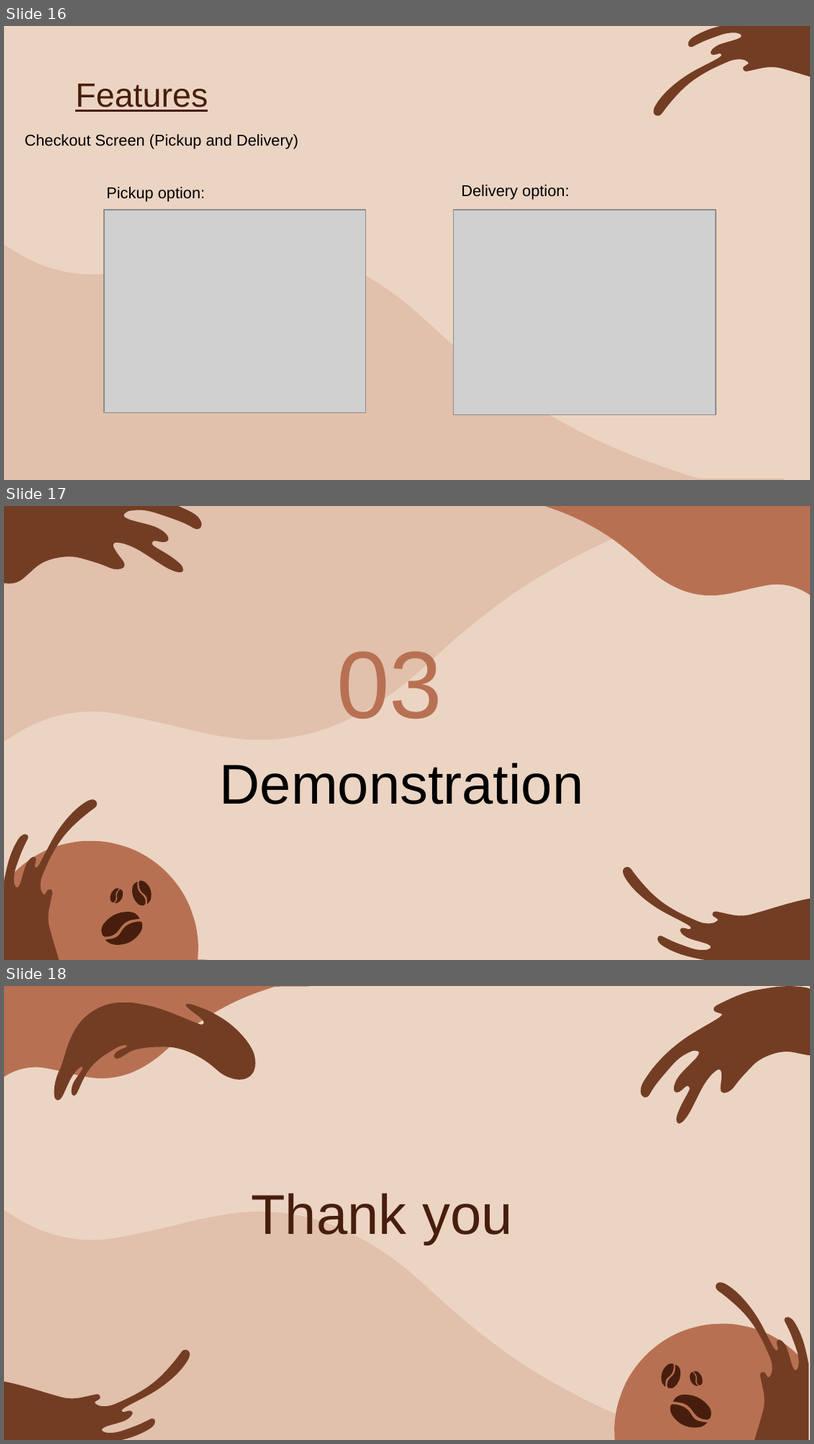
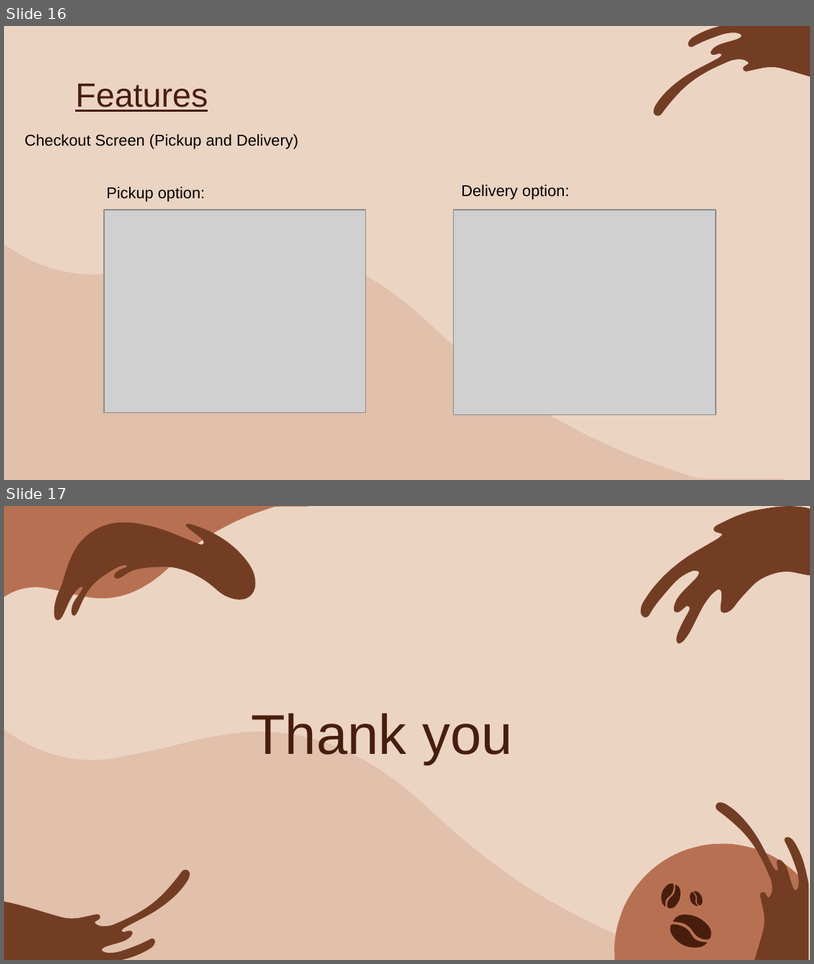
Before and after one commit to audreane20/AppDevProject, a slide deck: PowerPointAppDev.pptx. Shown one above the other, each under a label of ours: slides 16, 17 and 18 before the commit, slides 16 and 17 after it. The pictures are 814x1444 and 814x964 pixels, drawn with LibreOffice and Linux fonts; fonts in the diff are those of the drawing; grey boxes stand for pictures. Boxes give left, top, right and bottom in pixels: in the first picture for what was removed or moved away, otherwise in the second. Text is boxed around its words. In the diff, an @@ line names an element or a change of style, - is before the commit and + after.

```diff
--- a/PowerPointAppDev.pptx
+++ b/PowerPointAppDev.pptx
@@ slide 17 removed at bbox=[4, 506, 810, 960], background #ECD4C3 @@
@@ freeform shape removed at bbox=[4, 506, 784, 741] @@
@@ freeform shape removed at bbox=[4, 506, 219, 657] @@
@@ freeform shape removed at bbox=[504, 506, 810, 596] @@
@@ title removed at bbox=[337, 651, 442, 718] @@
-03
@@ text removed at bbox=[220, 762, 584, 804] @@
-Demonstration
@@ freeform shape removed at bbox=[5, 799, 97, 960] @@
@@ freeform shape removed at bbox=[4, 841, 207, 960] @@
@@ freeform shape removed at bbox=[623, 867, 810, 959] @@
@@ freeform shape removed at bbox=[107, 887, 122, 903] @@
@@ freeform shape removed at bbox=[111, 888, 126, 904] @@
@@ freeform shape removed at bbox=[132, 882, 146, 905] @@
@@ freeform shape removed at bbox=[139, 880, 151, 903] @@
@@ freeform shape removed at bbox=[100, 911, 139, 937] @@
@@ freeform shape removed at bbox=[106, 921, 143, 944] @@
@@ what was slide 18 is now slide 17 @@
```
Also in this commit, not shown: 4 slides changed, 2 other files.
